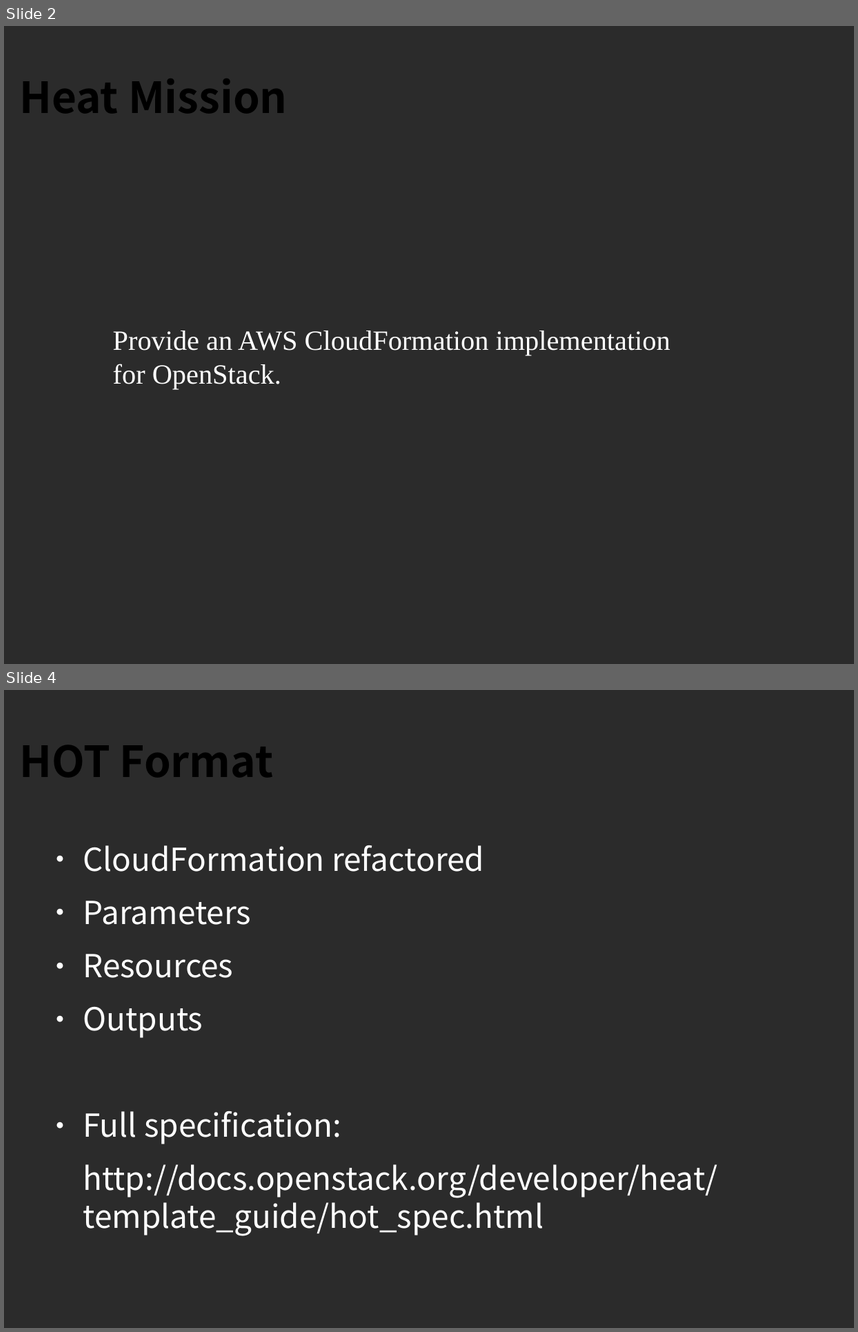
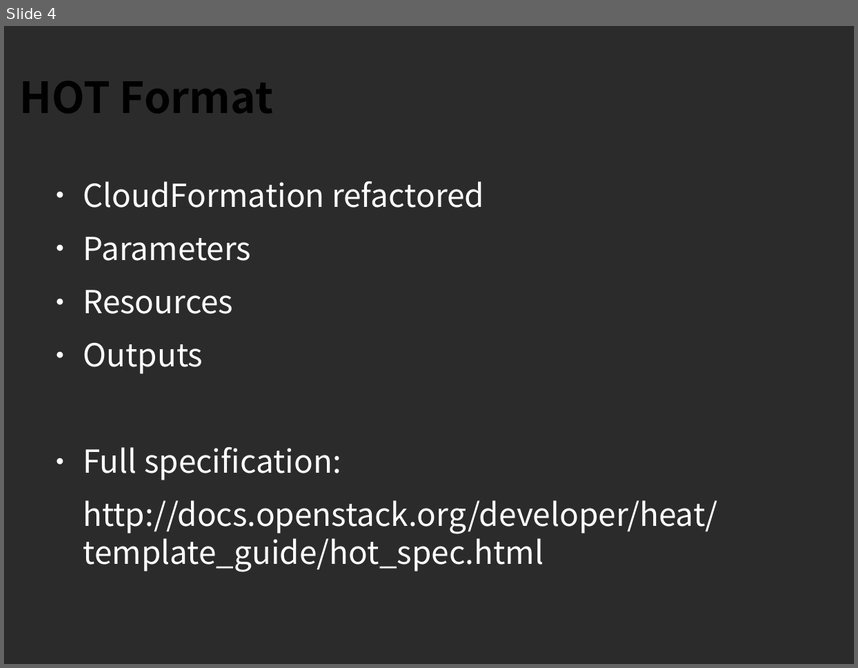
Before and after one commit to sdake/slides, a slide deck: sdake-cloudopen-heat-2013-09/heat-cloudopen-final.odp. Shown one above the other, each under a label of ours: slides 2 and 4 before the commit, slide 4 after it; the slides between them are not shown. The pictures are 858x1332 and 858x668 pixels, drawn with LibreOffice and Linux fonts; fonts in the diff are those of the drawing; background and template pictures are left out; a plain dark background stands for a picture behind light text. Boxes give left, top, right and bottom in pixels: in the first picture for what was removed or moved away, otherwise in the second. Text is boxed around its words. In the diff, an @@ line names an element or a change of style, - is before the commit and + after.

```diff
--- a/sdake-cloudopen-heat-2013-09/heat-cloudopen-final.odp
+++ b/sdake-cloudopen-heat-2013-09/heat-cloudopen-final.odp
@@ slide 2 removed at (x1=4, y1=26, x2=854, y2=664), background picture (left out) @@
@@ title removed at (x1=19, y1=78, x2=288, y2=113) @@
-Heat Mission
@@ text removed at (x1=113, y1=330, x2=671, y2=389) @@
-Provide an AWS CloudFormation implementation
-for OpenStack.
```
Also in this commit, not shown: 4 slides changed, 7 slides added, 4 other files.
